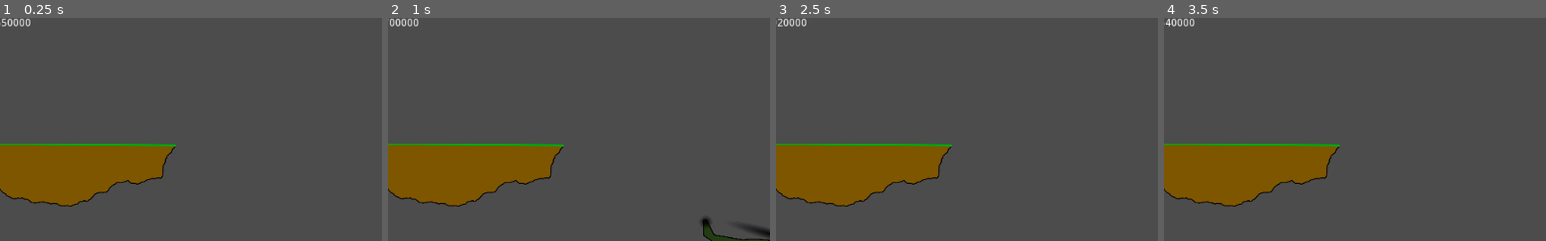
Above: before the commit, frames 1-4 (left to right).
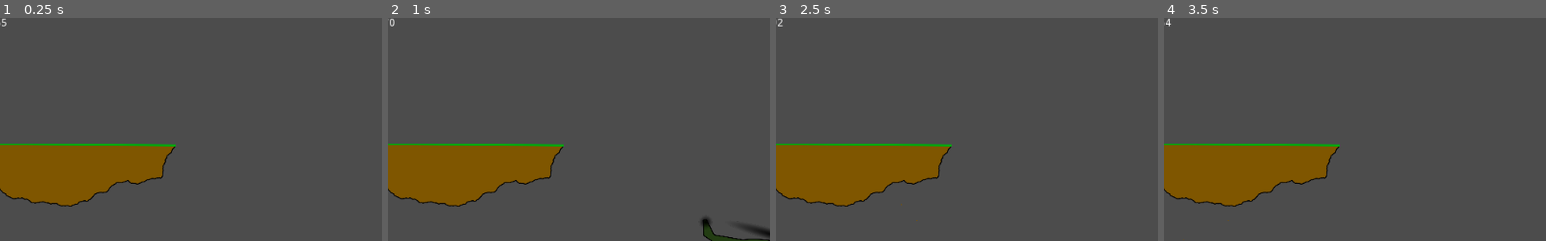
Above: after the commit, the same moments.

Repository: Inglo-Games/EvacHavoc2
Game: Godot game, scene res://scenes/test_level.tscn
The game is run twice, just before and just after one commit, with the same random seed, the same clock (stepped at 60 frames per second) and the same inputs. This scene is started directly instead of the project's main scene.
Inputs:
- Up to frame 1 (0.25 s): no input
- Up to frame 2 (1 s): hold Right (move_right) from 0.53 s (still down); tap Up (move_up) at 0.77 s
- Up to frame 3 (2.5 s): tap Up (move_up) at 1.52 s; release Right (move_right) at 2.03 s; hold Left (move_left) from 2.03 s (still down)
- Up to frame 4 (3.5 s): release Left (move_left) at 2.78 s; hold Right (move_right) from 2.78 s (still down); tap Up (move_up) at 3.02 s
The pictures show only the part of the screen within x 15-65%, y 0-50%; the shares and areas given below are measured in that part.

The runs differ from the first frame. In frame 1, 0.1% of the frame differs, in the area x 2-8%, y 0-4%; in frame 2, 0.1%; in frame 3, 0.1%; in frame 4, 0.1%.

Commit message:
Fixing infinite fuel bug

Diff:
--- a/game/scripts/player.gd
+++ b/game/scripts/player.gd
@@ -40,20 +40,23 @@
 	rotation = lerp_angle(rotation, deg2rad(direction.x * MOVE_ANGLE), 0.04)
 	var collision_info = move_and_collide(velocity * delta)
 
-	if is_on_floor():
-		# If just sitting on ground...
-		fuel -= 0.03
-	elif direction.y > 0:
-		# If moving down (and maybe sideways)...
-		fuel -= 0.04
-	elif direction.y <= 1:
-		# If moving up (and maybe sideways)...
-		fuel -= 0.09
-	elif direction.x == 1 or direction.x == -1:
-		# If moving sideways without up or down...
-		fuel -= 0.07
-	else:
-		# If just hovering...
-		fuel -= 0.05
+	if fuel > 0:
+		if is_on_floor():
+			# If just sitting on ground...
+			fuel -= 0.03
+		elif direction.y > 0:
+			# If moving down (and maybe sideways)...
+			fuel -= 0.04
+		elif direction.y <= 1:
+			# If moving up (and maybe sideways)...
+			fuel -= 0.09
+		elif direction.x == 1 or direction.x == -1:
+			# If moving sideways without up or down...
+			fuel -= 0.07
+		else:
+			# If just hovering...
+			fuel -= 0.05
+	elif fuel < 0:
+		fuel = 0
 
 	emit_signal("remaining_fuel", fuel)
--- a/game/scripts/test_level.gd
+++ b/game/scripts/test_level.gd
@@ -7,4 +7,4 @@
 	player.connect("remaining_fuel", self, "_on_fuel_update")
 
 func _on_fuel_update(fuel : float):
-	fuel_label.text = "REMAINING FUEL: %f" % fuel
+	fuel_label.text = "REMAINING FUEL: %.2f" % fuel
